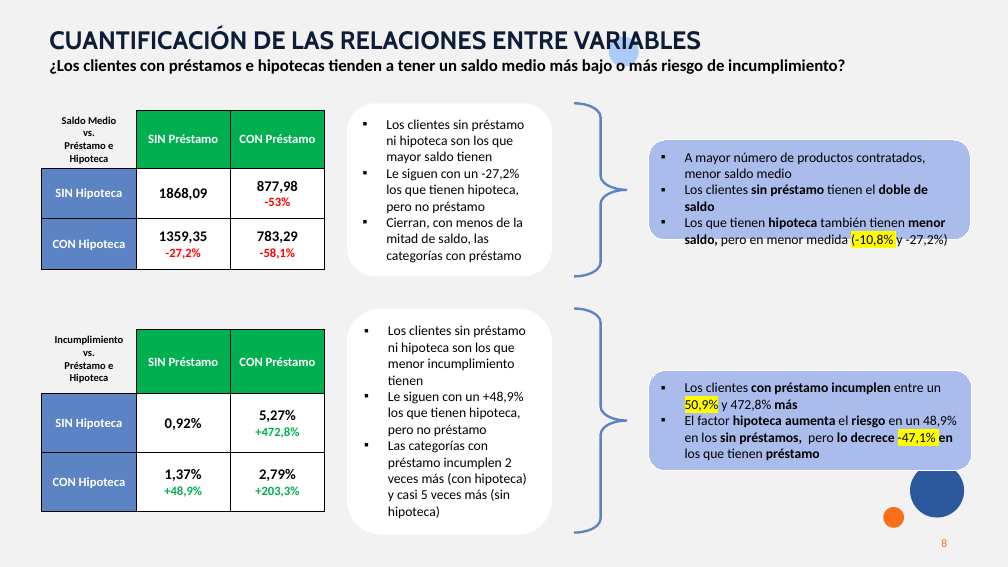
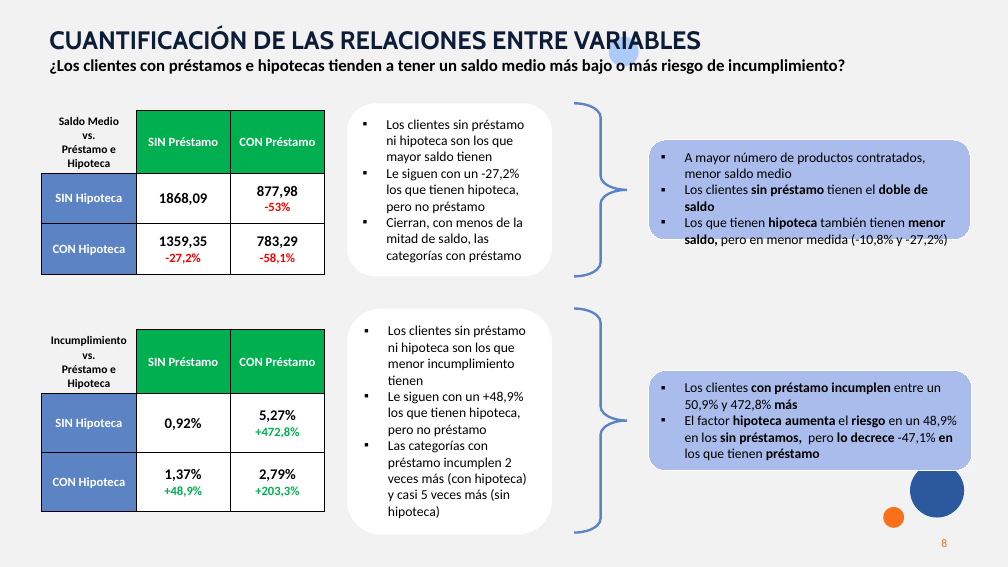
Before and after one commit to MarinaTorba/PersonalDataProrjects, a slide deck: slide 8 of Equip_B/results/S2_Presentacion_Finanzas.pptx. Drawn at 1008x567 pixels with LibreOffice and Linux fonts; fonts in the diff are those of the drawing. Boxes give left, top, right and bottom in pixels: in the first picture for what was removed or moved away, otherwise in the second. Text is boxed around its words. In the diff, an @@ line names an element or a change of style, - is before the commit and + after.

```diff
--- a/Equip_B/results/S2_Presentacion_Finanzas.pptx
+++ b/Equip_B/results/S2_Presentacion_Finanzas.pptx
@@ table at [42,110,325,490] @@
@@ size 10 to 11 pt in "Saldo Medio", "vs.", "Préstamo e Hipoteca" @@
@@ text in rounded rectangle at [685,217,948,248]: highlight #FFFF00 to none in "(-10,8%" @@
@@ table at [42,330,325,511] @@
@@ size 10 to 11 pt in "Incumplimiento", "vs.", "Préstamo e Hipoteca" @@
@@ rounded rectangle "Los clientes con préstamo incumplen ..." at [649,371,972,470]: highlight #FFFF00 to none in "50,9%", "-47,1%" @@
```
Also in this commit, not shown: 7 other slides changed, 2 slides removed.
